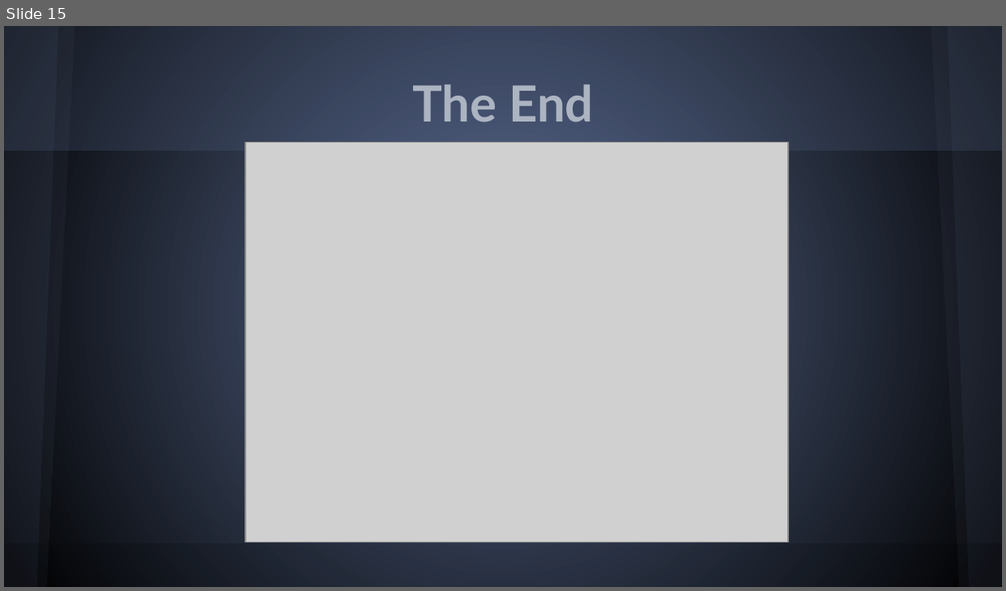
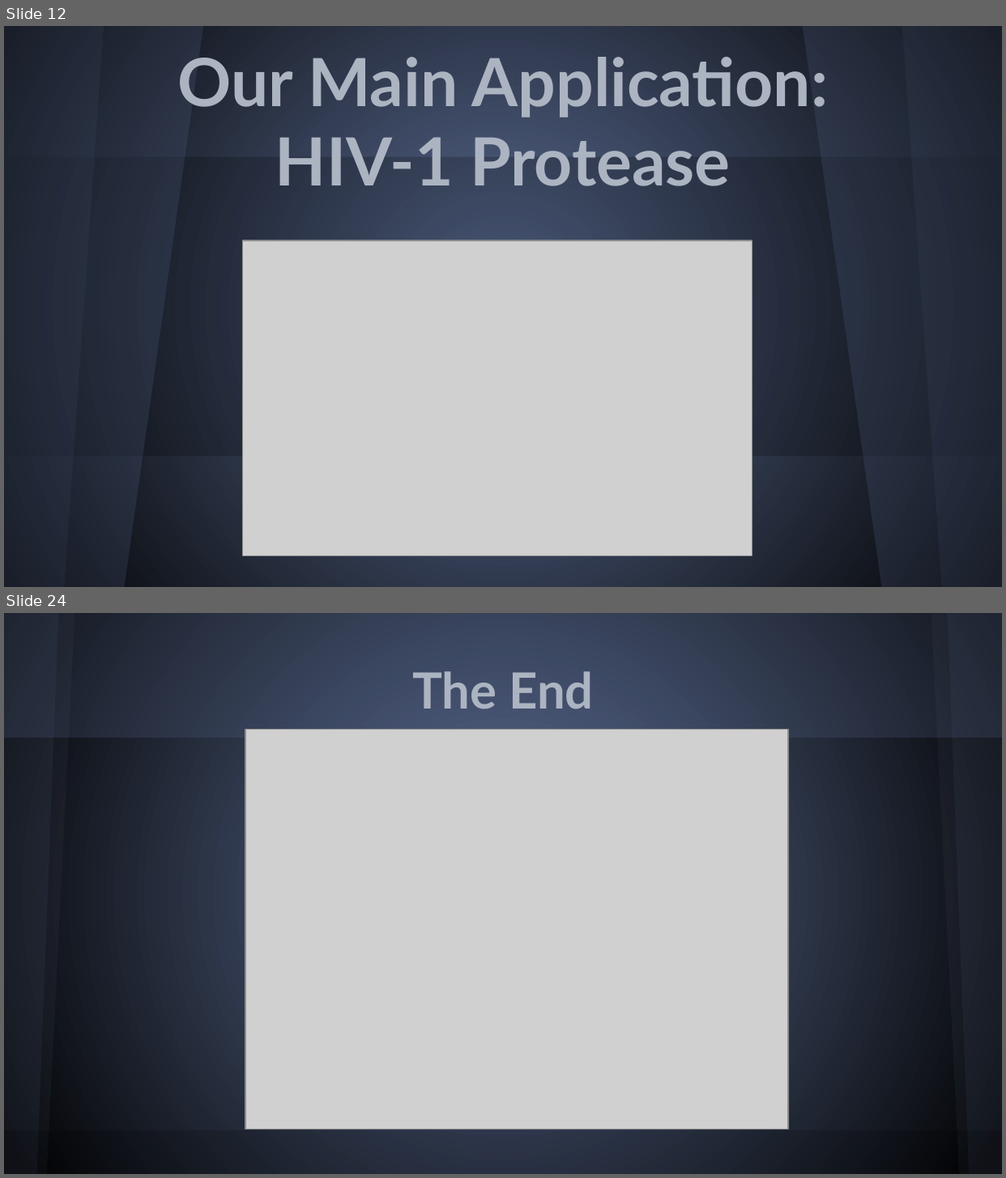
Before and after one commit to PGSSCompBio14/Stochastic-Simulator-Project, a slide deck: powerpoint/BOSSppt.pptx. Shown one above the other, each under a label of ours: slide 15 before the commit, slides 12 and 24 after it; the slides between them are not shown. The pictures are 1006x591 and 1006x1178 pixels, drawn with LibreOffice and Linux fonts; fonts in the diff are those of the drawing; grey boxes stand for pictures. Boxes give left, top, right and bottom in pixels: in the first picture for what was removed or moved away, otherwise in the second. Text is boxed around its words. In the diff, an @@ line names an element or a change of style, - is before the commit and + after.

```diff
--- a/powerpoint/BOSSppt.pptx
+++ b/powerpoint/BOSSppt.pptx
@@ slide 12 added at (4, 26, 1002, 587), background gradient #5C6E95 to #000000 @@
@@ freeform shape added at (4, 26, 203, 587), fill #5C6E95 at 20% opacity @@
@@ freeform shape added at (4, 26, 104, 587), fill #5C6E95 at 10% opacity @@
@@ title added at (177, 48, 828, 186), 48 pt, text #ACB4C2, bold @@
+Our Main Application: HIV-1 Protease
@@ freeform shape added at (803, 26, 1002, 587), fill #5C6E95 at 20% opacity @@
@@ freeform shape added at (902, 26, 1002, 587), fill #5C6E95 at 10% opacity @@
@@ rectangle added at (4, 156, 1002, 456), fill #000000 at 20% opacity @@
@@ picture added at (242, 241, 752, 556) @@
@@ what was slide 15 is now slide 24 @@
```
Also in this commit, not shown: 7 slides changed, 15 other slides added, 7 slides removed.
